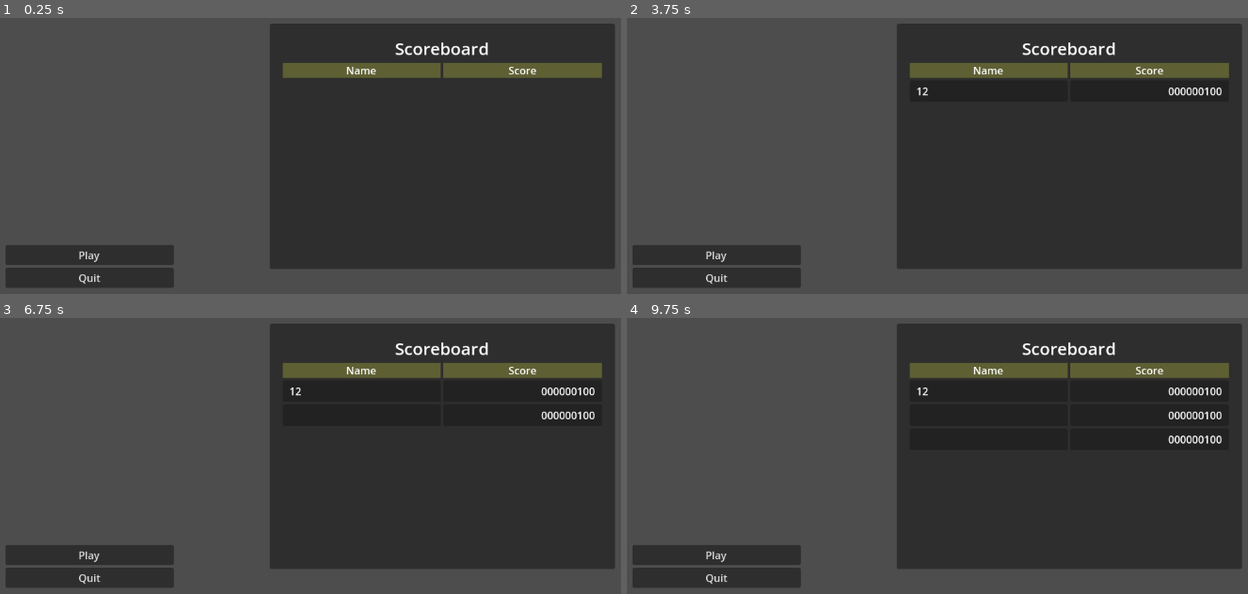
Above: before the commit, frames 1-4 (two rows, left to right).
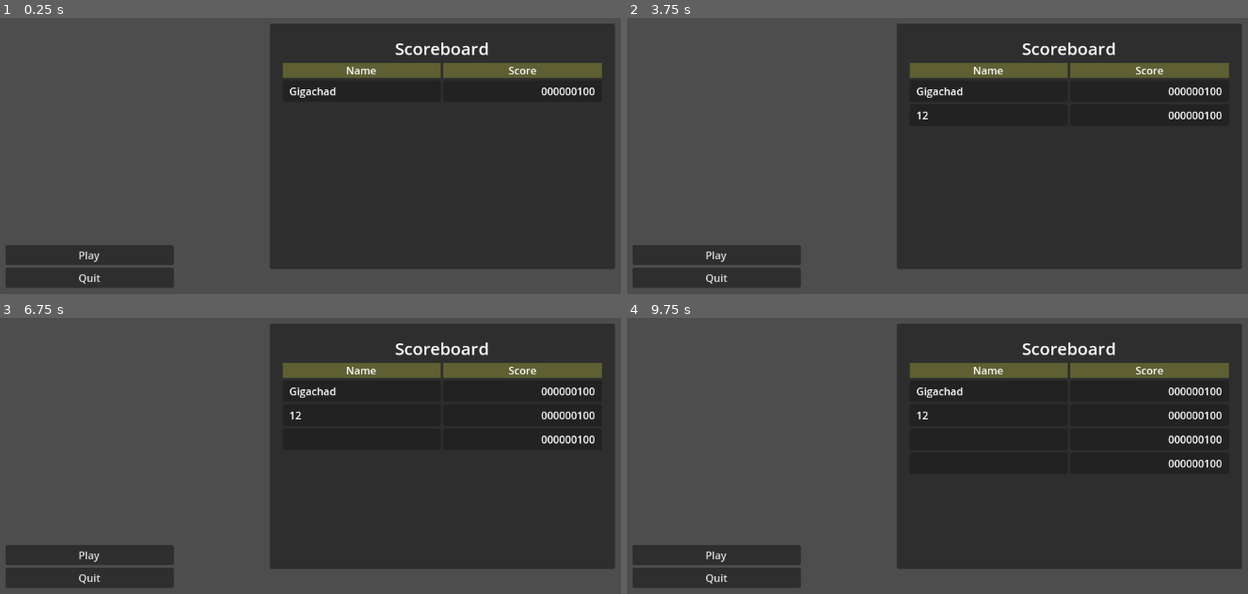
Above: after the commit, the same moments.

Repository: RasyaDevansyah/Godot-Saving-System-Template
Game: Godot game, scene res://Scenes/menu.tscn
Same seed, same stepped clock (60 frames per second), same inputs: the game is played once before the commit and once after it.
Inputs (mouse positions are in pixels of both pictures, inside the frame that each line leads up to):
- Up to frame 1 (0.25 s): no input
- Up to frame 2 (3.75 s): click "Play" at 0.5 s; click "Get Points" at 1.25 s; click "End game" at 2 s; click (925, 150) at 2.77 s; type "12" at 2.85 s; click "Submit" at 3.5 s
- Up to frame 3 (6.75 s): click "Play" at 4.25 s; click "Get Points" at 5 s; click "End game" at 5.75 s; click "Submit" at 6.5 s
- Up to frame 4 (9.75 s): click "Play" at 7.25 s; click "Get Points" at 8 s; click "End game" at 8.75 s; click "Submit" at 9.5 s

The runs differ from the first frame. In frame 1, 0.3% of the frame differs, in the area x 46-96%, y 25-29%; in frame 2, 0.3%; in frame 3, 0.3%, in the area x 46-96%, y 25-46%; in frame 4, 0.3%.

Commit message:
encryption save

Diff:
--- /dev/null
+++ b/Resources/encryption.tres
@@ -0,0 +1,8 @@
+[gd_resource type="Resource" script_class="Encryption" load_steps=2 format=3 uid="uid://bto14ban2rt4c"]
+
+[ext_resource type="Script" uid="uid://cxnqmbadq85qc" path="res://Scripts/encryptionResource.gd" id="1_np2i2"]
+
+[resource]
+script = ExtResource("1_np2i2")
+key = "@*$*HSAUHFU))(@#*@QHUHFDSJB(uihwe879(*&#$iuhfkjfk"
+metadata/_custom_type_script = "uid://cxnqmbadq85qc"
--- a/Scenes/menu.tscn
+++ b/Scenes/menu.tscn
@@ -1,8 +1,7 @@
-[gd_scene load_steps=7 format=3 uid="uid://d10hex1adrqw3"]
+[gd_scene load_steps=6 format=3 uid="uid://d10hex1adrqw3"]
 
 [ext_resource type="Script" uid="uid://c04fu7hgougma" path="res://Scripts/menu.gd" id="1_158mb"]
 [ext_resource type="Script" uid="uid://5jq23depkr8i" path="res://Scripts/scoreboard.gd" id="1_lti8b"]
-[ext_resource type="Resource" uid="uid://cgk8bd70bc36" path="res://Resources/Scoreboard.tres" id="2_mae5d"]
 [ext_resource type="PackedScene" uid="uid://c7otsbsq4kjie" path="res://Scenes/scoreboard_row.tscn" id="2_ouk20"]
 
 [sub_resource type="Theme" id="Theme_vsb4k"]
@@ -51,7 +50,6 @@
 grow_vertical = 2
 theme = SubResource("Theme_vsb4k")
 script = ExtResource("1_lti8b")
-scoreboard = ExtResource("2_mae5d")
 metadata/_edit_group_ = true
 
 [node name="MarginContainer" type="MarginContainer" parent="Scoreboard"]
--- /dev/null
+++ b/Scripts/EncryptedSaveFileResource.gd
@@ -0,0 +1,27 @@
+extends Resource
+class_name EncryptedSaveFileResource
+
+const SAVE_GAME_PATH := "user://encryptedsavegame.res"
+var encryption : Encryption
+var data : Dictionary
+var access : FileAccess
+
+func _init() -> void:
+	encryption = ResourceLoader.load("res://Resources/encryption.tres")
+
+func set_data(newData : Dictionary) -> void:
+	data = newData
+
+func WriteSaveGame() -> void:
+	access = FileAccess.open_encrypted_with_pass(SAVE_GAME_PATH, FileAccess.WRITE, encryption.key)
+	access.store_string(JSON.stringify(data))
+	access.close()
+	print("Progress Saved")
+
+func LoadSaveGame() -> bool:
+	if FileAccess.file_exists(SAVE_GAME_PATH):
+		access = FileAccess.open_encrypted_with_pass(SAVE_GAME_PATH, FileAccess.READ, encryption.key)
+		data = JSON.parse_string(access.get_as_text())
+		print("safe File loaded")
+		return true
+	return false
--- a/Scripts/GlobalScript.gd
+++ b/Scripts/GlobalScript.gd
@@ -2,19 +2,42 @@
 class_name GScript
 
 
-var saveFile : SaveFileResource = preload("uid://gn600tetrp45")
+var safeFile : EncryptedSaveFileResource = EncryptedSaveFileResource.new()
 
-func _ready():
-	# Attempt to load the save game
-	var loadedSaveFile = SaveFileResource.LoadSaveGame()
-	# Check if save file loaded successfully
-	if loadedSaveFile == null:
-		# If not, create a new save file
-		print("Creating new save file...")
-		saveFile.WriteSaveGame()
+func _ready() -> void:
+	if !safeFile.LoadSaveGame():
+		var newData : Dictionary = {
+			"scoreboardData" = [
+				{
+					"name" : "Gigachad",
+					"score" : 100
+				}
+
+			]
+		}
+
+		print("creating new safe file")
+		safeFile.set_data(newData)
+		safeFile.WriteSaveGame()
 
 
-	else:
-		# Save file loaded successfully
-		print("Save file loaded successfully.")
-		saveFile = loadedSaveFile
+func get_scoreboard_data() -> Array:
+	return safeFile.data.get("scoreboardData", null)
+
+
+#var saveFile : SaveFileResource = preload("uid://gn600tetrp45")
+
+#func _ready():
+	## Attempt to load the save game
+	#var loadedSaveFile = SaveFileResource.LoadSaveGame()
+	## Check if save file loaded successfully
+	#if loadedSaveFile == null:
+		## If not, create a new save file
+		#print("Creating new save file...")
+		#saveFile.WriteSaveGame()
+	#else:
+		## Save file loaded successfully
+		#print("Save file loaded successfully.")
+		#saveFile = loadedSaveFile
+		#
+		#
--- /dev/null
+++ b/Scripts/encryptionResource.gd
@@ -0,0 +1,4 @@
+extends Resource
+class_name Encryption
+
+@export var key : String
--- a/Scripts/save_ui.gd
+++ b/Scripts/save_ui.gd
@@ -5,12 +5,21 @@
 
 
 func _on_submit_button_pressed() -> void:
-	var scoreBoardRow : ScoreboardRowResource = ScoreboardRowResource.new()
-	scoreBoardRow.name = line_edit.text
-	scoreBoardRow.score = game_ui.score
+	var newRow : Dictionary = {
+		"name" : line_edit.text,
+		"score" : game_ui.score
+	}
+	GlobalScript.get_scoreboard_data().append(newRow)
+	GlobalScript.safeFile.WriteSaveGame()
+	get_tree().change_scene_to_file("res://Scenes/menu.tscn")
 
-	GlobalScript.saveFile.scoreboardRes.scoreboardData.append(scoreBoardRow)
-	GlobalScript.saveFile.WriteSaveGame()
 
-	get_tree().change_scene_to_file("res://Scenes/menu.tscn")
+	#var scoreBoardRow : ScoreboardRowResource = ScoreboardRowResource.new()
+	#scoreBoardRow.name = line_edit.text
+	#scoreBoardRow.score = game_ui.score
+	#
+	#GlobalScript.saveFile.scoreboardRes.scoreboardData.append(scoreBoardRow)
+	#GlobalScript.saveFile.WriteSaveGame()
+	#
+	#get_tree().change_scene_to_file("res://Scenes/menu.tscn")
 	pass # Replace with function body.
--- a/Scripts/scoreboard.gd
+++ b/Scripts/scoreboard.gd
@@ -1,26 +1,54 @@
 extends PanelContainer
-class_name Scoreboard
 
-@export var scoreboard : ScoreboardResource
+# The scene for a single row in the scoreboard (Name | Score)
+const SCOREBOARD_ROW = preload("uid://c7otsbsq4kjie")
 
 @onready var v_box_container: VBoxContainer = $MarginContainer/Control/scrollContainer/VBoxContainer
-const SCOREBOARD_ROW = preload("uid://c7otsbsq4kjie")
 
-# Called when the node enters the scene tree for the first time.
+# Call this function whenever you want to show or refresh the scoreboard.
 func _ready() -> void:
-
-	# Clear any old children first
+	# 1. Clear out any old rows that are currently displayed.
 	for child in v_box_container.get_children():
 		child.queue_free()
 
-	scoreboard = GlobalScript.saveFile.scoreboardRes
-	# --- ADD THIS LINE ---
-	# Sort the array in-place based on the score, from highest to lowest.
-	scoreboard.scoreboardData.sort_custom(func(a, b): return a.score > b.score)
-	# --------------------
-
-	# Now, create the instances from the sorted data
-	for row_data: ScoreboardRowResource in scoreboard.scoreboardData:
+	# 2. Get the up-to-date, sorted data from our global GScript.
+	var scoreboard_data : Array = GlobalScript.get_scoreboard_data()
+	scoreboard_data.sort_custom(sort_scoreboard_row)
+	# 3. Loop through the data and create a UI instance for each entry.
+	for row_data: Dictionary in scoreboard_data:
 		var instance : ScoreboardRow = SCOREBOARD_ROW.instantiate()
 		v_box_container.add_child(instance)
-		instance.set_row(row_data)
+
+		# Set the row's text from the dictionary's values
+		# (This assumes your ScoreboardRow script has a `set_row_from_dict` function)
+		instance.set_row_from_dict(row_data)
+
+func sort_scoreboard_row(a : Dictionary, b : Dictionary) -> bool:
+	return a.get("score", 0) > b.get("score", 0)
+
+#extends PanelContainer
+#class_name Scoreboard
+#
+#@export var scoreboard : ScoreboardResource
+#
+#@onready var v_box_container: VBoxContainer = $MarginContainer/Control/scrollContainer/VBoxContainer
+#const SCOREBOARD_ROW = preload("uid://c7otsbsq4kjie")
+#
+## Called when the node enters the scene tree for the first time.
+#func _ready() -> void:
+	#
+	## Clear any old children first
+	#for child in v_box_container.get_children():
+		#child.queue_free()
+#
+	#scoreboard = GlobalScript.saveFile.scoreboardRes
+	## --- ADD THIS LINE ---
+	## Sort the array in-place based on the score, from highest to lowest.
+	#scoreboard.scoreboardData.sort_custom(func(a, b): return a.score > b.score)
+	## --------------------
+	#
+	## Now, create the instances from the sorted data
+	#for row_data: ScoreboardRowResource in scoreboard.scoreboardData:
+		#var instance : ScoreboardRow = SCOREBOARD_ROW.instantiate()
+		#v_box_container.add_child(instance)
+		#instance.set_row(row_data)
--- a/Scripts/scoreboard_row.gd
+++ b/Scripts/scoreboard_row.gd
@@ -8,3 +8,7 @@
 func set_row(res : ScoreboardRowResource):
 	name_.text = str(res.name)
 	score.text = str(res.score).pad_zeros(9)
+
+func set_row_from_dict(data: Dictionary):
+	name_.text = data.get("name", "N/A")
+	score.text = str(int(data.get("score", 0))).pad_zeros(9)
Not shown, added: Scripts/EncryptedSaveFileResource.gd.uid
Not shown, added: Scripts/encryptionResource.gd.uid
